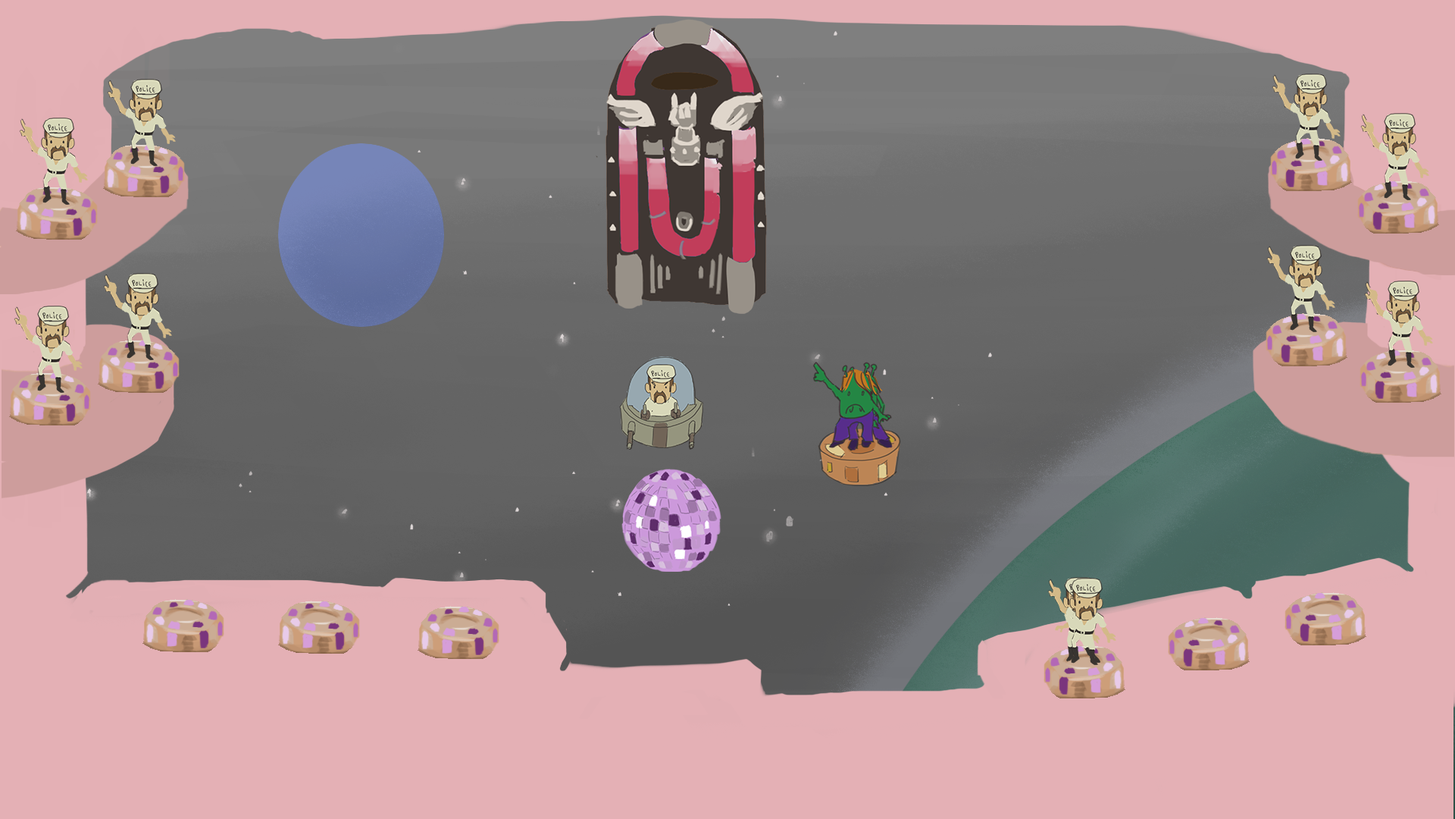
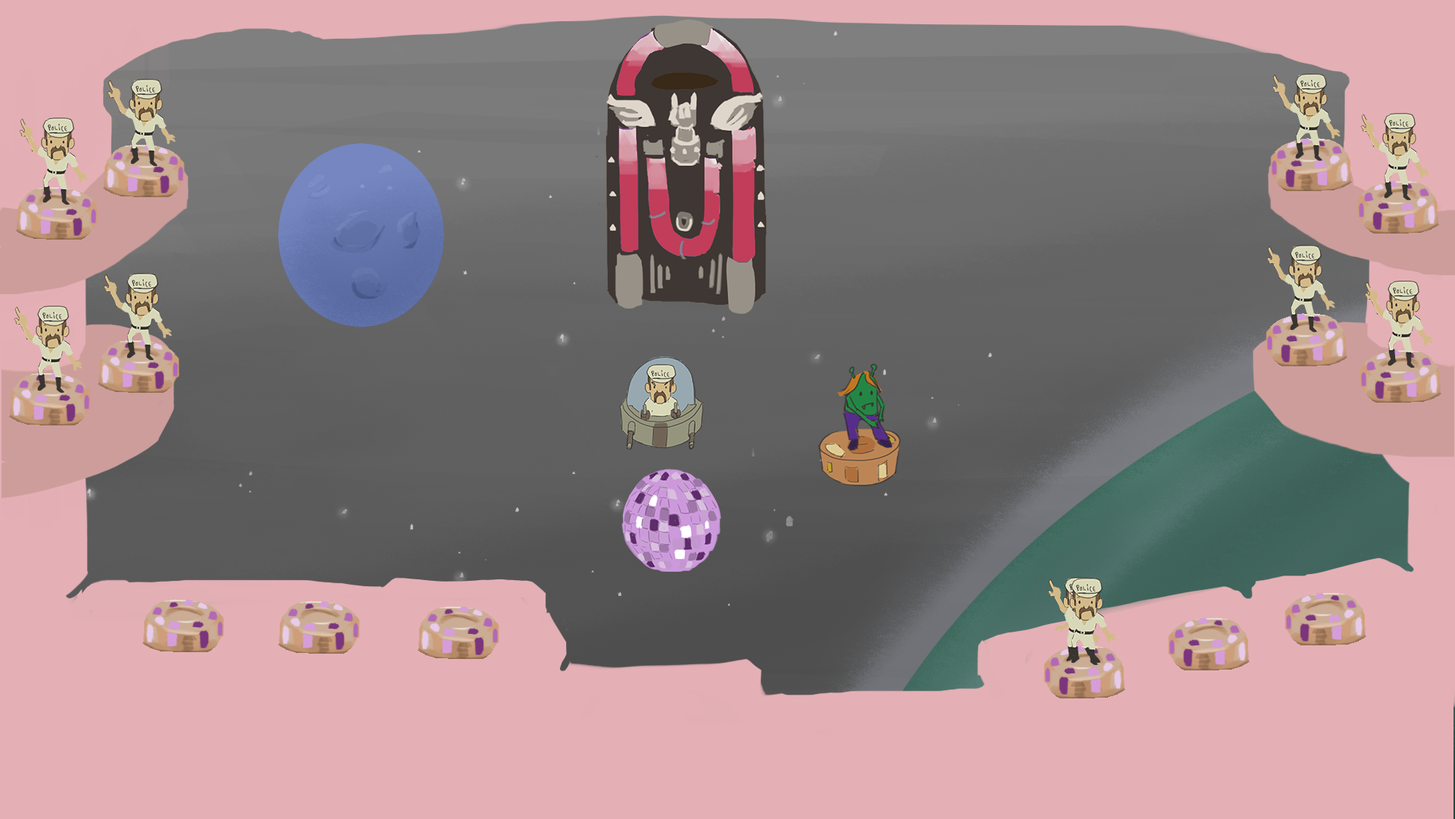
Two versions of the same layered image (1455px x 819px). Layer-by-layer changes:
hid "S_Obst_alien_A.png" over [812, 361, 893, 448]
"S_Bg_outside.png": opacity 87% → 100%, painted on it over [65, 31, 1455, 819]
